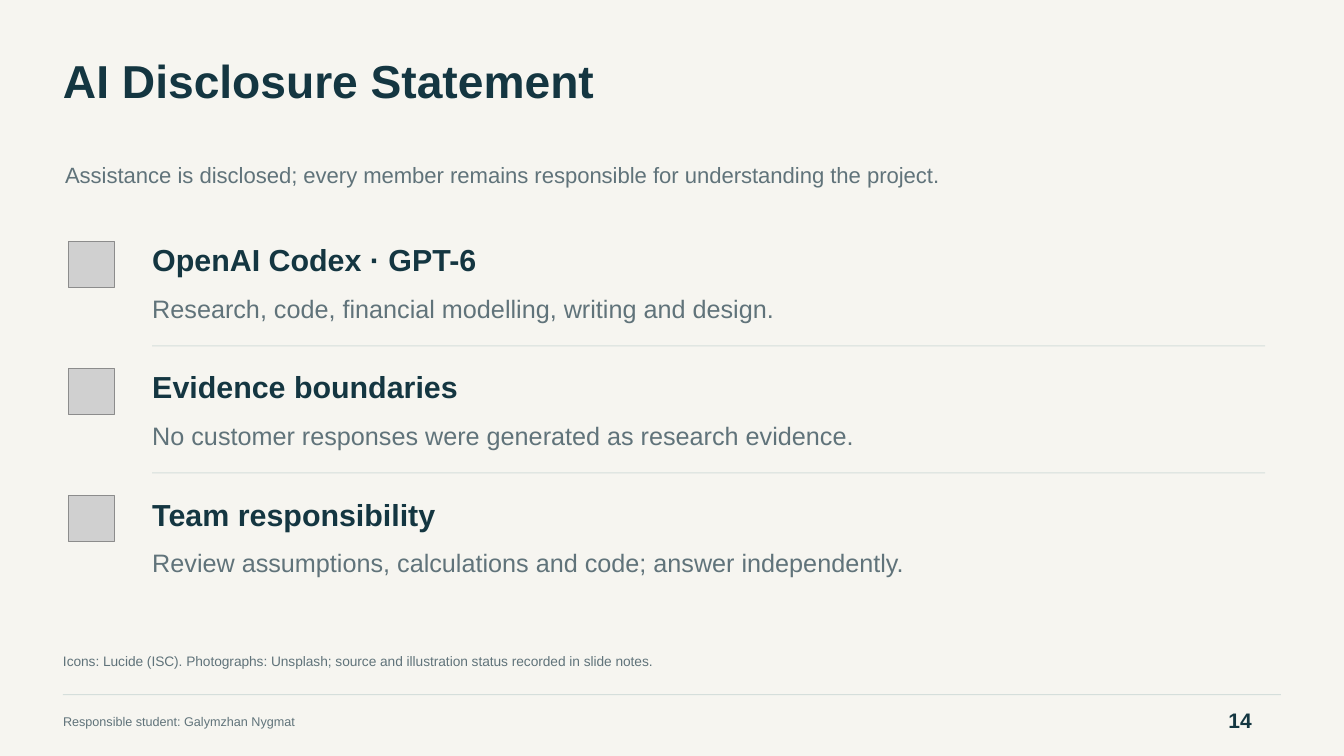
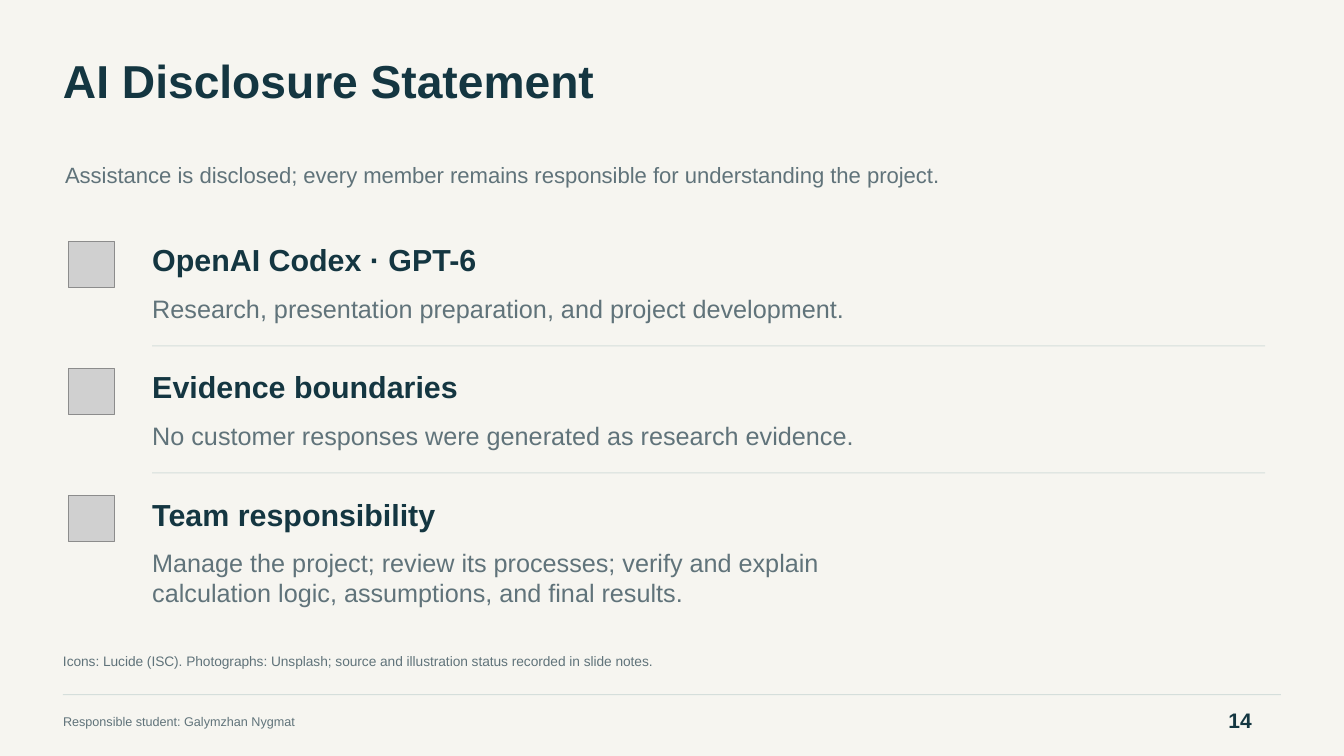
Before and after one commit to Arlan-prog/FinanceFinal, a slide deck: slide 14 of Final_Project_Presentation.pptx. Drawn at 1344x756 pixels with LibreOffice and Linux fonts; fonts in the diff are those of the drawing; grey boxes stand for pictures. Boxes give left, top, right and bottom in pixels: in the first picture for what was removed or moved away, otherwise in the second. Text is boxed around its words. In the diff, an @@ line names an element or a change of style, - is before the commit and + after.

```diff
--- a/Final_Project_Presentation.pptx
+++ b/Final_Project_Presentation.pptx
@@ text at (152, 300, 844, 323): text changed @@
-Research, code, financial modelling, writing and design.
+Research, presentation preparation, and project development.
@@ text at (152, 554, 819, 607): text changed @@
-Review assumptions, calculations and code; answer independently.
+Manage the project; review its processes; verify and explain
+calculation logic, assumptions, and final results.
```
Also in this commit, not shown: 11 other files.
